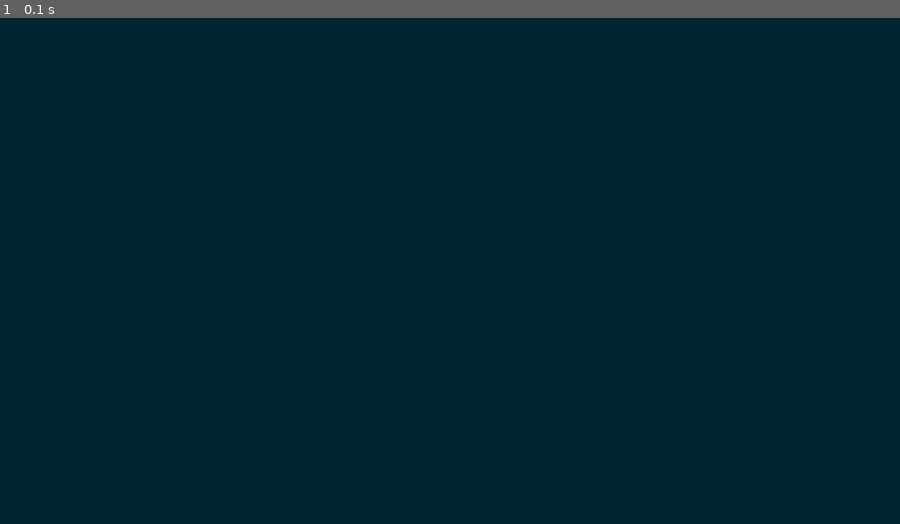
Above: before the commit, frame 1.
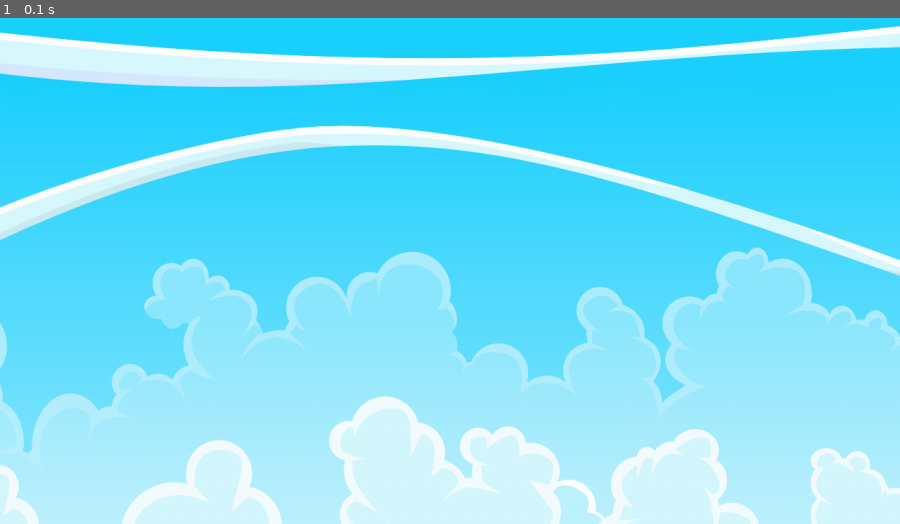
Above: after the commit, the same moment.

Repository: pxrposegen/Python---PyGame-Lib-Projects
Game: pygame game, started from SpaceWars.py
Two runs of this game, one before a commit and one after it. Both use one fixed random seed, a clock stepped at 60 frames per second and the inputs below.
Inputs:
- Up to frame 1 (0.1 s): no input

The runs differ from the first frame. In frame 1, 100% of the frame differs, in the area x 0-100%, y 0-100%.

Commit message:
Added a Background Image for the Game

Diff:
--- a/SpaceWars.py
+++ b/SpaceWars.py
@@ -1,5 +1,5 @@
 import pygame
-from sys import exit
+from os.path import join
 
 pygame.init()
 
@@ -13,10 +13,12 @@
 pygame.display.set_caption("SpaceWars")
 
 # Icon
-icon_surface = pygame.image.load('assets/bronze.png')
+icon_path = join("assets","bronze.png")
+icon_surface = pygame.image.load(icon_path).convert_alpha()
 pygame.display.set_icon(icon_surface)
-# Surface
 
+# Background Image
+background_image = pygame.image.load(join("assets","Background.png")).convert_alpha()
 
 # Main
 while running:
@@ -25,7 +27,8 @@
         if event.type == pygame.QUIT:
             running = False
 
-    display_surface.fill((0, 41, 51))
+    display_surface.fill("Maroon")
+    display_surface.blit(background_image,(-100,-100))
     pygame.display.update()
 
 pygame.quit()
Binary file added: assets/Background.png
